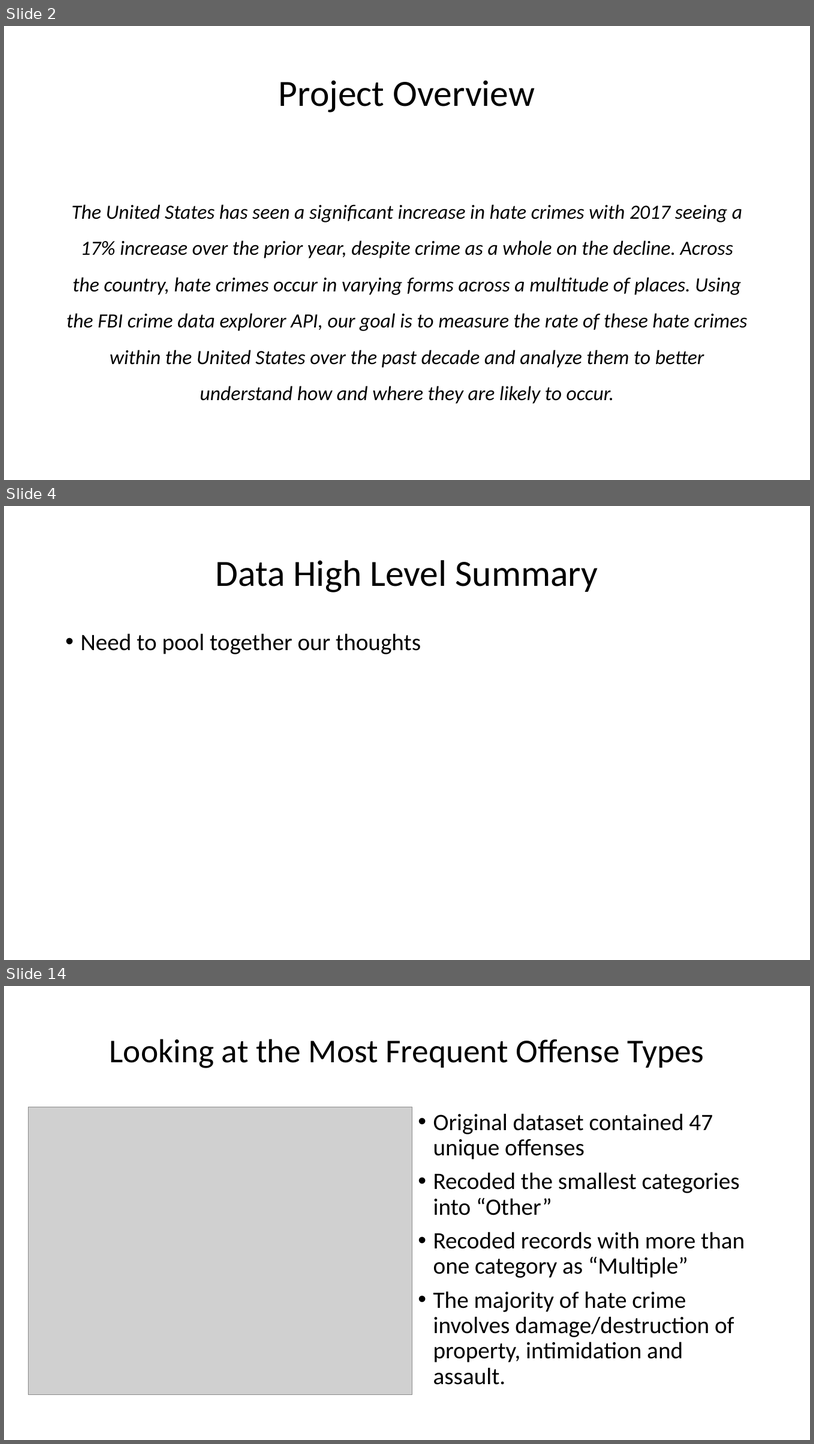
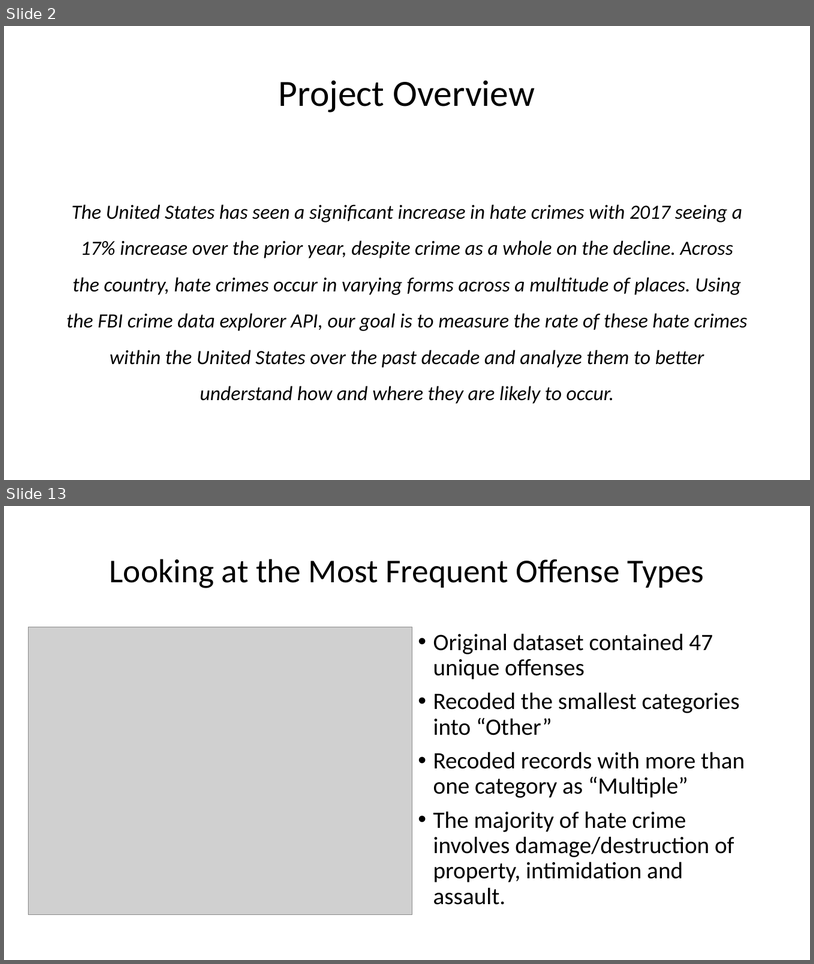
Before and after one commit to gupta-d/Is-hate-crime-on-rise, a slide deck: Hate_Crimes_Data_Analysis_Presentation_DRAFT.pptx. Shown one above the other, each under a label of ours: slides 2, 4 and 14 before the commit, slides 2 and 13 after it; the slides between them are not shown. The pictures are 814x1444 and 814x964 pixels, drawn with LibreOffice and Linux fonts; fonts in the diff are those of the drawing; grey boxes stand for pictures. Boxes give left, top, right and bottom in pixels: in the first picture for what was removed or moved away, otherwise in the second. Text is boxed around its words. In the diff, an @@ line names an element or a change of style, - is before the commit and + after.

```diff
--- a/Hate_Crimes_Data_Analysis_Presentation_DRAFT.pptx
+++ b/Hate_Crimes_Data_Analysis_Presentation_DRAFT.pptx
@@ slide 4 removed at (x1=4, y1=506, x2=810, y2=960), background #FFFFFF @@
@@ title removed at (x1=215, y1=560, x2=598, y2=592) @@
-Data High Level Summary
@@ text removed at (x1=81, y1=633, x2=421, y2=654) @@
-• Need to pool together our thoughts
@@ what was slide 14 is now slide 13 @@
```
Also in this commit, not shown: 10 slides changed, 1 slide added, 1 other slide removed, 8 other files.
